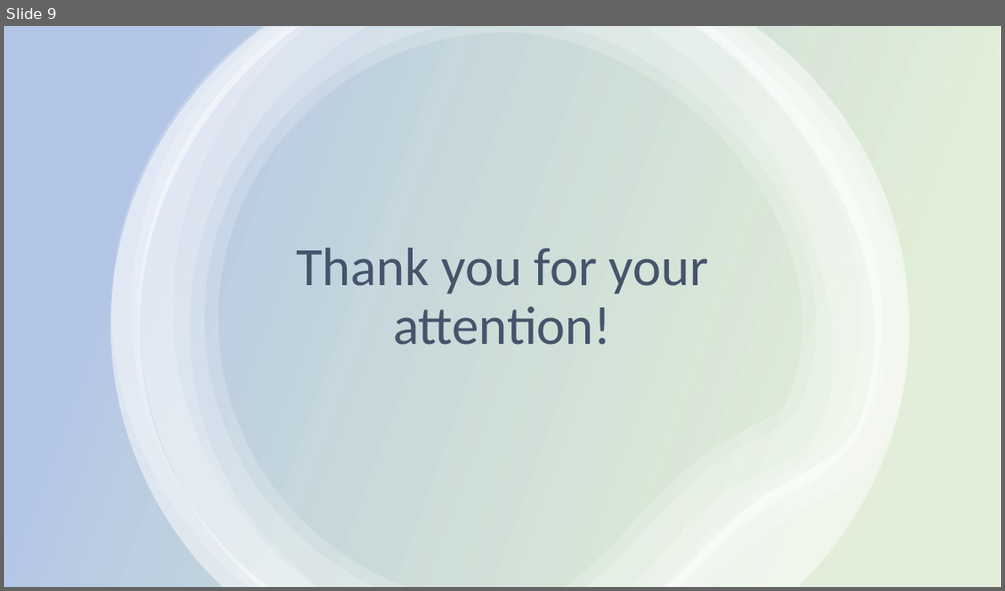
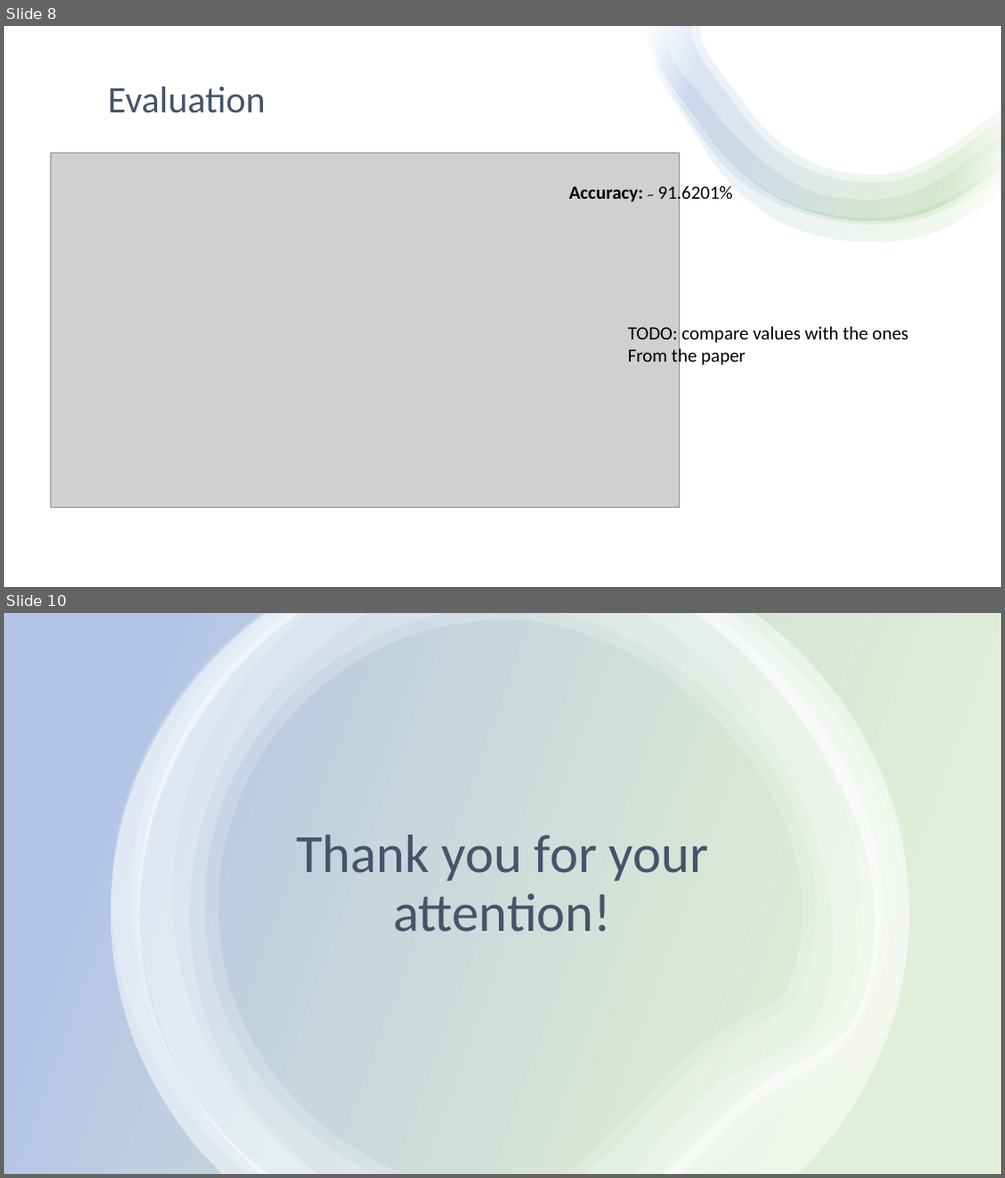
Before and after one commit to erikhelmut/ADL-recognition-with-wrist-worn-accelerometer, a slide deck: Activities of Daily Living-recognition-with-wrist-worn-accelerometer.pptx. Shown one above the other, each under a label of ours: slide 9 before the commit, slides 8 and 10 after it; the slides between them are not shown. The pictures are 1005x591 and 1005x1178 pixels, drawn with LibreOffice and Linux fonts; fonts in the diff are those of the drawing; grey boxes stand for pictures. Boxes give left, top, right and bottom in pixels: in the first picture for what was removed or moved away, otherwise in the second. Text is boxed around its words. In the diff, an @@ line names an element or a change of style, - is before the commit and + after.

Commit message:
Fixed typo, added conclusion, added data description, added training description, added evaluation

```diff
--- a/Activities of Daily Living-recognition-with-wrist-worn-accelerometer.pptx
+++ b/Activities of Daily Living-recognition-with-wrist-worn-accelerometer.pptx
@@ slide 8 added at bbox=[4, 26, 1001, 587], background #FFFFFF @@
@@ rectangle added at bbox=[4, 26, 1001, 587], fill #FFFFFF @@
@@ group added at bbox=[647, 26, 1001, 242]: 4 freeform shapes @@
@@ title added at bbox=[108, 87, 266, 113], 36 pt, text #44546A @@
+Evaluation
@@ picture added at bbox=[50, 152, 680, 506] @@
@@ text added at bbox=[569, 184, 733, 205], 18 pt, text #000000, bold @@
+Accuracy: ~ 91.6201%
@@ text added at bbox=[628, 326, 908, 368], 18 pt, text #000000 @@
+TODO: compare values with the ones
+From the paper
@@ what was slide 9 is now slide 10 @@
```
Also in this commit, not shown: 5 slides changed, 2 other slides added, 2 slides removed.
